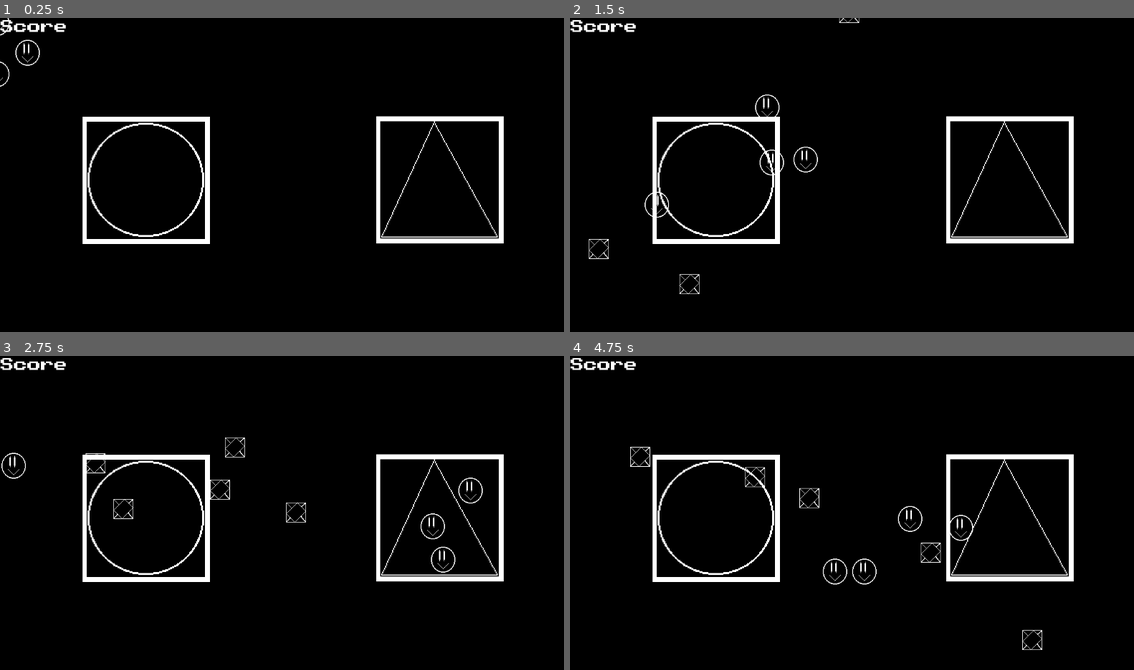
Above: before the commit, frames 1-4 (two rows, left to right).
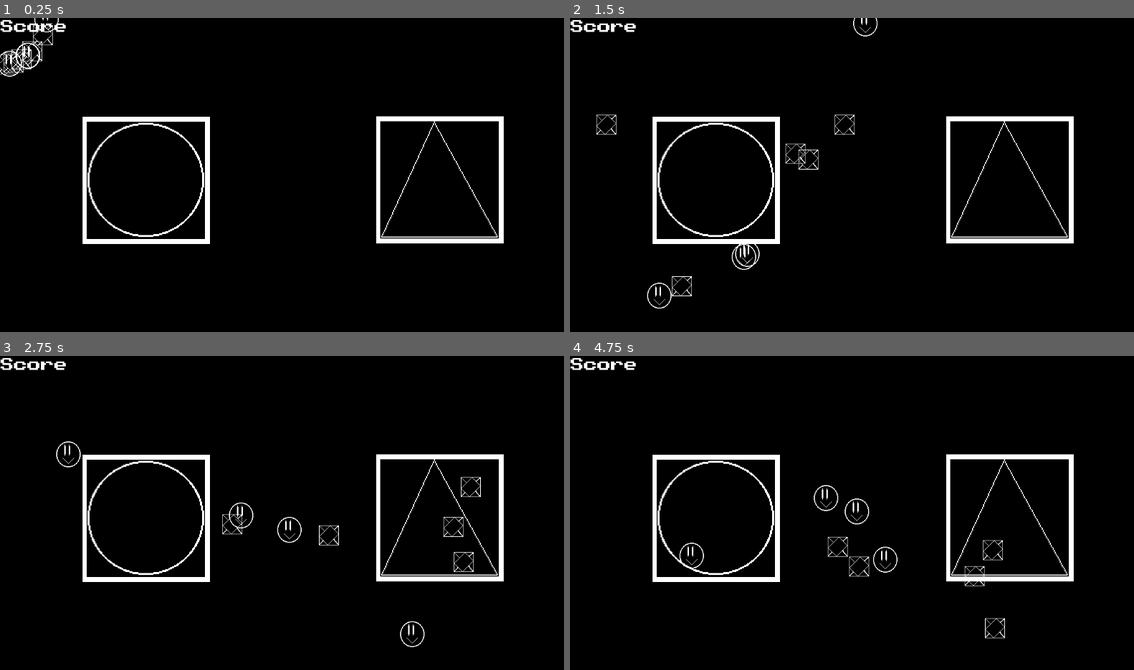
Above: after the commit, the same moments.

Repository: y1z/godot-wild-jam-84-submetions
Game: Godot game, scene res://Scenes/main.tscn
Two runs of this game, one before a commit and one after it. Both use one fixed random seed, a clock stepped at 60 frames per second and the inputs below.
Inputs (mouse positions are in pixels of both pictures, inside the frame that each line leads up to):
- Up to frame 1 (0.25 s): no input
- Up to frame 2 (1.5 s): tap Enter at 0.5, 1.35 s; move the mouse to (981, 162) at 0.52 s; press the mouse at (981, 162) at 0.53 s; move the mouse to (739, 193) at 1.27 s; release the mouse at (739, 193) at 1.28 s; click (739, 193) at 1.42 s
- Up to frame 3 (2.75 s): move the mouse to (344, 447) at 2.02 s; tap F at 2.1 s; click (344, 447) at 2.17 s
- Up to frame 4 (4.75 s): move the mouse to (829, 582) at 2.77 s; click (829, 582) at 2.85 s; move the mouse to (1026, 566) at 3.52 s; tap Enter at 3.6 s; click (1026, 566) at 3.67 s; move the mouse to (682, 469) at 4.27 s; tap F at 4.35 s; click (682, 469) at 4.42 s

The runs differ from the first frame. In frame 1, 0.5% of the frame differs, in the area x 0-11%, y 0-22%; in frame 2, 1.1%; in frame 3, 1.4%; in frame 4, 1.5%, in the area x 10-84%, y 28-94%.

Commit message:
start adding the score counter

Diff:
--- /dev/null
+++ b/Entities/Score.tscn
@@ -0,0 +1,26 @@
+[gd_scene load_steps=3 format=3 uid="uid://bvuci3glaewe1"]
+
+[ext_resource type="Script" uid="uid://b27wx7tql5erw" path="res://Scripts/ui_score.gd" id="1_tdxta"]
+
+[sub_resource type="StyleBoxFlat" id="StyleBoxFlat_pbyeu"]
+bg_color = Color(0.0100903, 0.010090303, 0.0100902915, 1)
+border_color = Color(1, 1, 1, 1)
+expand_margin_right = 200.0
+
+[node name="Score" type="Control"]
+layout_mode = 3
+anchors_preset = 0
+script = ExtResource("1_tdxta")
+
+[node name="Panel" type="Panel" parent="."]
+layout_mode = 0
+offset_right = 40.0
+offset_bottom = 40.0
+theme_override_styles/panel = SubResource("StyleBoxFlat_pbyeu")
+
+[node name="Label" type="Label" parent="."]
+layout_mode = 0
+offset_right = 42.0
+offset_bottom = 23.0
+theme_override_font_sizes/font_size = 13
+text = "score"
--- a/Scenes/main.tscn
+++ b/Scenes/main.tscn
@@ -1,7 +1,6 @@
-[gd_scene load_steps=6 format=3 uid="uid://dcj8i1iuuxwol"]
+[gd_scene load_steps=5 format=3 uid="uid://dcj8i1iuuxwol"]
 
 [ext_resource type="FontFile" uid="uid://kkjkpmqub1d2" path="res://Font/PublicPixel.otf" id="1_jjgbg"]
-[ext_resource type="PackedScene" uid="uid://bwksi02isilta" path="res://Entities/critter.tscn" id="2_bo1nx"]
 [ext_resource type="PackedScene" uid="uid://mxhbtsjpjwve" path="res://Entities/critter_grid.tscn" id="3_8gbba"]
 [ext_resource type="PackedScene" uid="uid://cw6vwvn2rlwv" path="res://Entities/critter_manager.tscn" id="4_jjvhh"]
 
@@ -53,9 +52,4 @@
 scale = Vector2(2, 2)
 critter_type = 1
 
-[node name="Critter" parent="." instance=ExtResource("2_bo1nx")]
-visible = false
-position = Vector2(505, 113)
-critter_type = 2
-
 [node name="CritterManager" parent="." instance=ExtResource("4_jjvhh")]
--- a/Scripts/critter.gd
+++ b/Scripts/critter.gd
@@ -35,6 +35,7 @@
 	danger_sprite =%"Danger Critter Sprite"
 
 	collision_shape = %"Critter Hitbox".shape;
+	%"Critter Hitbox".disabled = true;
 	if data.speed < minimum_speed :
 		data.speed = minimum_speed
 
--- a/Scripts/critter_manager.gd
+++ b/Scripts/critter_manager.gd
@@ -4,7 +4,7 @@
 var critter_count :int= 0;
 
 func _ready() -> void:
-	var error_code = EventBus.critter_count_down.connect(on_criter_count_down)
+	var error_code := EventBus.critter_count_down.connect(on_criter_count_down)
 	if error_code != OK:
 		printerr("error code [%s]" % error_code)
 	critter_count = 0;
@@ -18,16 +18,19 @@
 		add_child(critter_temp)
 		critter_count += 1;
 		pass
-	pass # Replace with function body.
+	pass
 
 
-# Called every frame. 'delta' is the elapsed time since the previous frame.
+@warning_ignore_start("unused_parameter")
+@warning_ignore_start("return_value_discarded")
 func _process(delta: float) -> void:
 	if critter_count < 1:
 		get_tree().reload_current_scene()
 		pass
 
 	pass
+@warning_ignore_restore("return_value_discarded")
+@warning_ignore_restore("unused_parameter")
 
 func on_criter_count_down(should_count_down:bool)->void:
 	if should_count_down != true :
--- /dev/null
+++ b/Scripts/ui_score.gd
@@ -0,0 +1,16 @@
+extends Control
+
+
+var ui_score:Label;
+
+@export_group("VARIABLES")
+@export var score_count:int = 0;
+
+# Called when the node enters the scene tree for the first time.
+func _ready() -> void:
+	pass # Replace with function body.
+
+
+# Called every frame. 'delta' is the elapsed time since the previous frame.
+func _process(delta: float) -> void:
+	pass
Not shown, added: Scripts/ui_score.gd.uid
Not shown, changed: README.md
